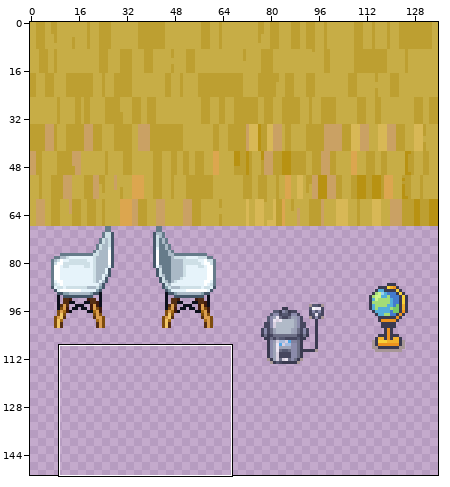
Sprite sheet, stored at tileset_hs18.png. Above, an overview of the earlier version with the close-up marked.
Close-up. Before the commit:
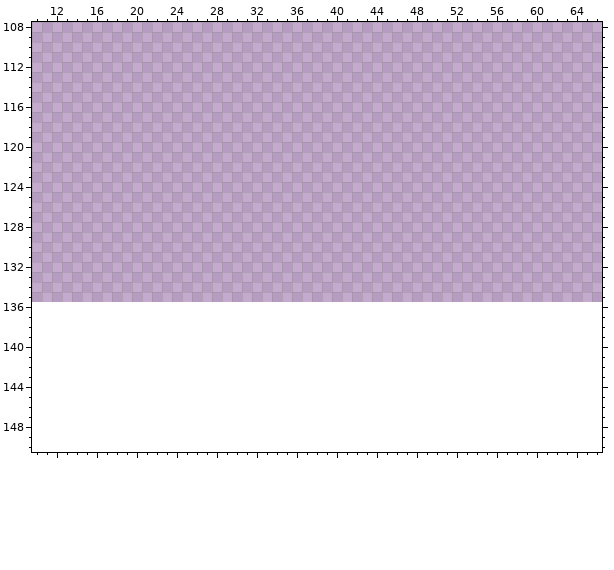
The file is 136x136 pixels. Shown: x 10..66, y 108..150. The old version is drawn lined up with the new one, on the new canvas. The wide view leaves out empty margins.
Once edited:
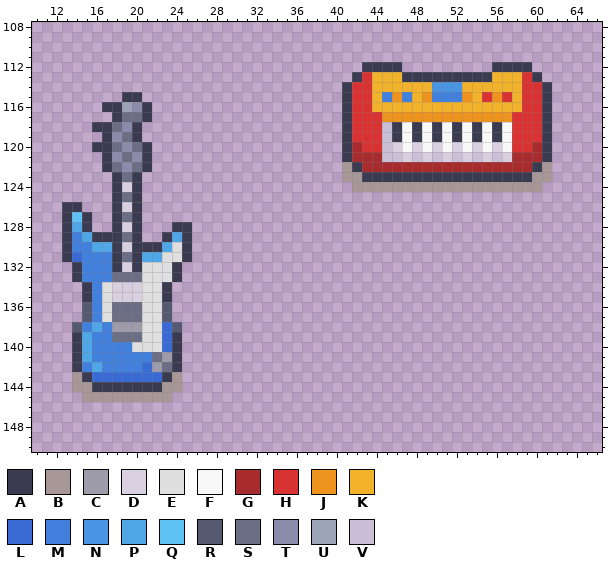
Palette (. is transparent): A #3a3a50  B #a79796  C #9e9baa  D #d8d0e0  E #dfdfdf  F #f8f8f8  G #a82b2d  H #d93232  J #ed931e  K #f2b22b  L #3a6bd5  M #4280dd  N #4995e3  P #50a7e8  Q #5fc2f5  R #565972  S #6c6e85  T #8b8bab  U #9da3b7  V #c9c0d8
Edits made:
canvas 136x136 -> 136x170
Changed rows in their new state; - is an unchanged pixel.
first column x 13:
112 ------------------------------AAAA---------AAAA--
113 -----------------------------AHKKKAAAAAAAAAKKKHA-
114 ----------------------------AHHKKKKKKNNNKKKKKKHHA
115 ------AA--------------------AHHKMJMKJMMMJKHJHKHHA
116 ----AAUTA-------------------AHHKKKKKKKKKKKKKKKHHA
117 -----ASSA-------------------AHHHJJJJJJJJJJJJJHHHA
118 ---AASTA--------------------AHHHVAFAFAFAFAFAFHHHA
119 ----ATSA--------------------AHHHVAFAFAFAFAFAFHHHA
120 ---AASTSA-------------------AGHHVDFDFDFDFDFDFHHGA
121 ----ATSTA-------------------AGGGVVDVDVDVDVDVDGGGA
122 ----ASTSA-------------------BAGGGGGGGGGGGGGGGGGAB
123 -----ASA--------------------BBAAAAAAAAAAAAAAAAABB
124 -----ADA---------------------BBBBBBBBBBBBBBBBBBB-
125 -----ASA-----------------------------------------
126 AA---ADA-----------------------------------------
127 AQA--ASA-----------------------------------------
128 APA--ADA---AA------------------------------------
129 AMPAAASA--APA------------------------------------
130 AMMPPADAAAPEA------------------------------------
131 ALMMMASAPPEEA------------------------------------
132 -AMMMADAEEEA-------------------------------------
133 -AMMMSSSEEEA-------------------------------------
134 --AMEDDDEEA--------------------------------------
135 --AMEDDDEEA--------------------------------------
136 --RMESSSEER--------------------------------------
137 --RMESSSEER--------------------------------------
138 -RMPMCCCEELR-------------------------------------
139 -APMMSSSEELA-------------------------------------
140 -APMMMMEEELA-------------------------------------
141 -APMMMMMMSCA-------------------------------------
142 -AMPMMMMLCSA-------------------------------------
143 -BALLLLLLLAB-------------------------------------
144 -BBAAAAAAABB-------------------------------------
145 --BBBBBBBBB--------------------------------------
Changed places in both close-ups, as pixel boxes (x1, y1, x2, y2):
added: (342, 62, 552, 192)
added: (62, 92, 192, 402)
